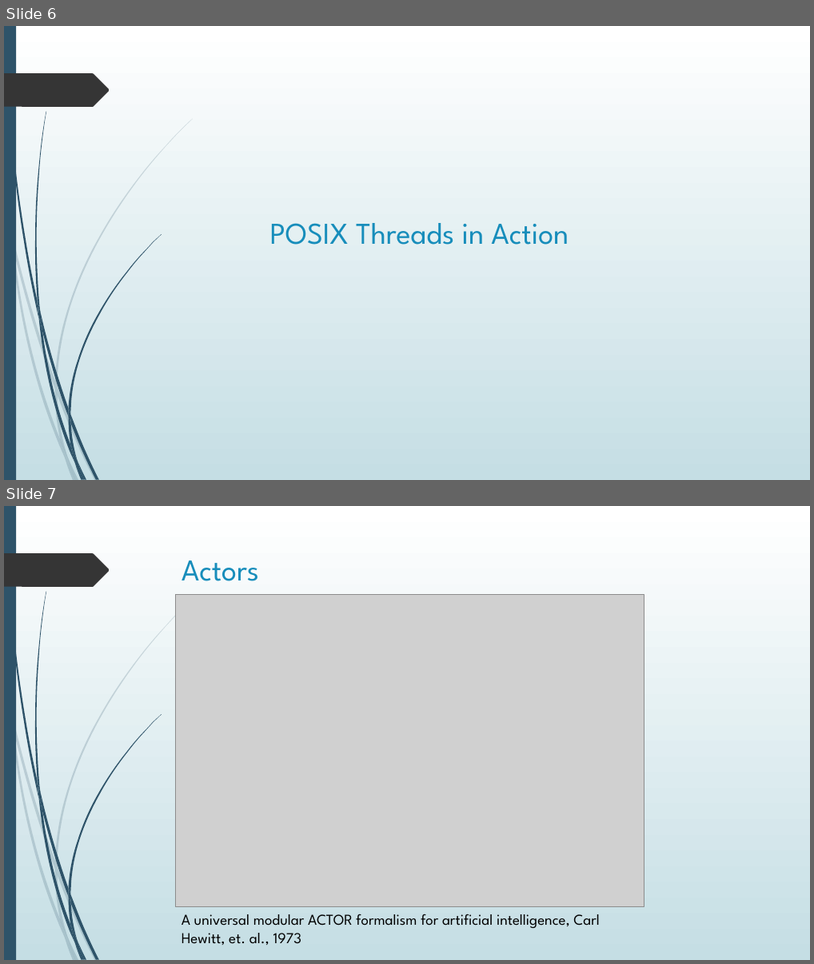
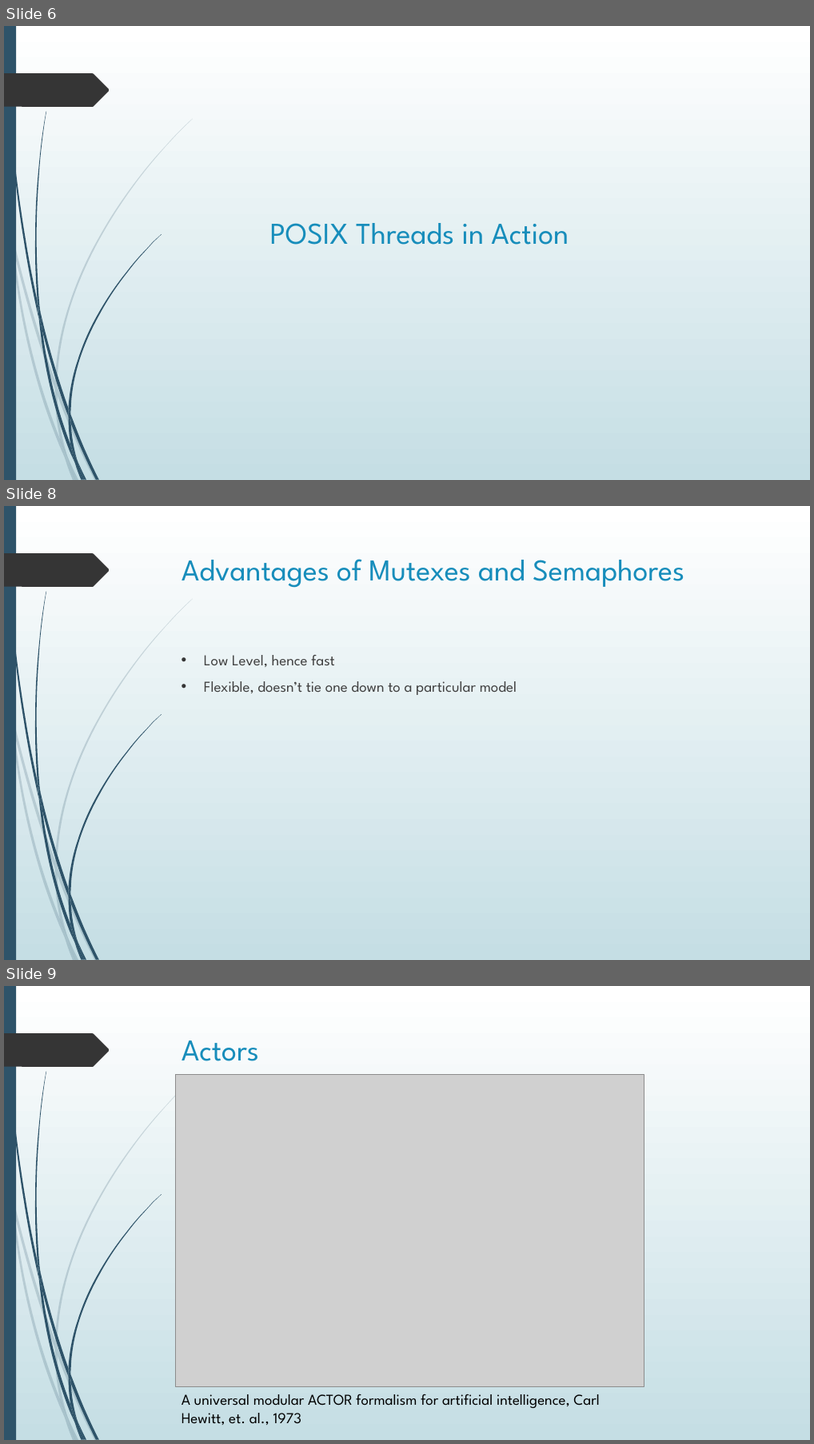
Before and after one commit to bhattacharjee/producer-consumer, a slide deck: Presentation1.pptx. Shown one above the other, each under a label of ours: slides 6 and 7 before the commit, slides 6, 8 and 9 after it; the slides between them are not shown. The pictures are 814x964 and 814x1444 pixels, drawn with LibreOffice and Linux fonts; fonts in the diff are those of the drawing; grey boxes stand for pictures. Boxes give left, top, right and bottom in pixels: in the first picture for what was removed or moved away, otherwise in the second. Text is boxed around its words. In the diff, an @@ line names an element or a change of style, - is before the commit and + after.

```diff
--- a/Presentation1.pptx
+++ b/Presentation1.pptx
@@ slide 8 added at (x1=4, y1=506, x2=810, y2=960), background gradient #FFFFFF to #C5DEE5; not listed: 24 template elements that a slide beside it also shows @@
@@ title added at (x1=182, y1=559, x2=685, y2=588), 36 pt, text #178DBB @@
+Advantages of Mutexes and Semaphores
@@ text added at (x1=204, y1=655, x2=517, y2=695), 18 pt, text #404040 @@
+• Low Level, hence fast
+• Flexible, doesn’t tie one down to a particular model
@@ what was slide 7 is now slide 9 @@
```
Also in this commit, not shown: 1 slide changed, 5 other slides added.
